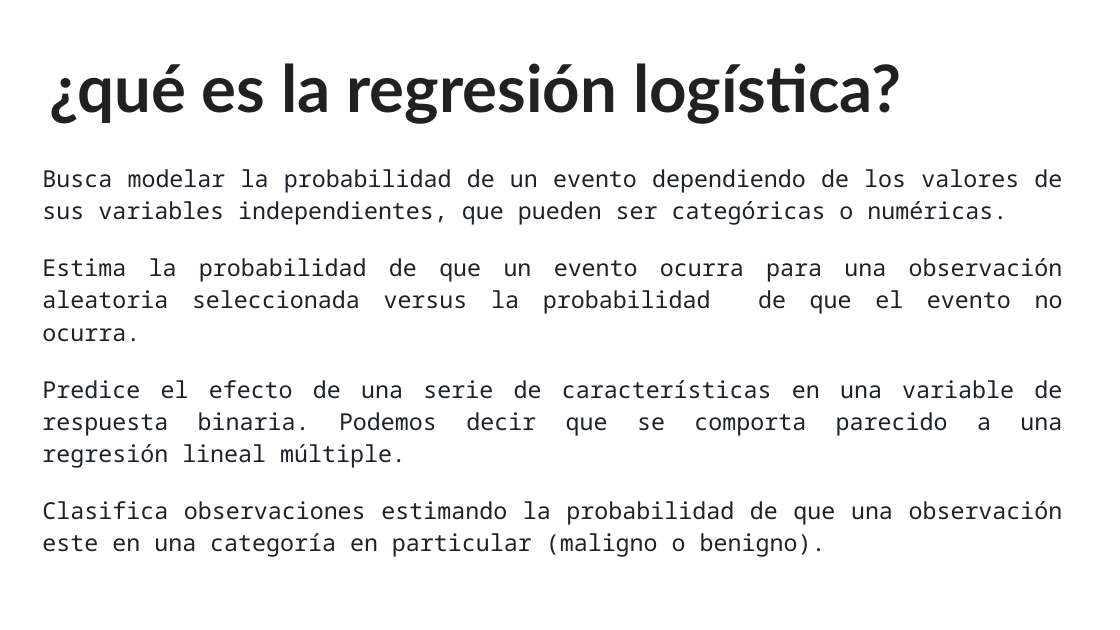
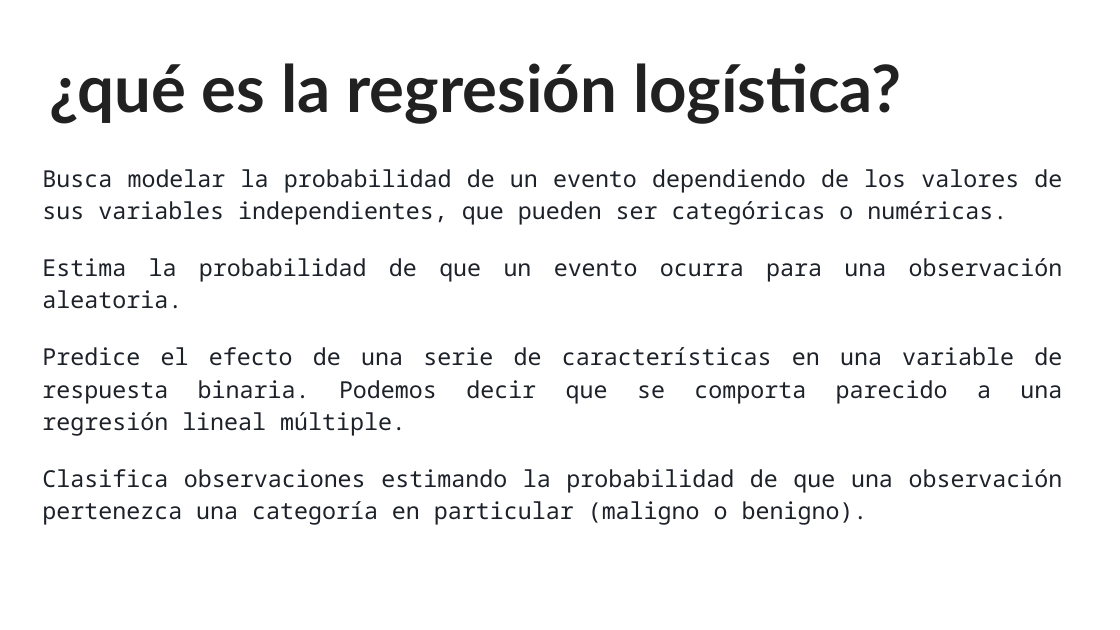
Before and after one commit to sainosmichelle/sainosmichelle.github.io, a slide deck: slide 6 of assets/files/Tema6/reg_log/6.2 Regresión Logística.pptx. Drawn at 1120x630 pixels with LibreOffice and Linux fonts; fonts in the diff are those of the drawing. Boxes give left, top, right and bottom in pixels: in the first picture for what was removed or moved away, otherwise in the second. Text is boxed around its words. In the diff, an @@ line names an element or a change of style, - is before the commit and + after.

```diff
--- a/assets/files/Tema6/reg_log/6.2 Regresión Logística.pptx
+++ b/assets/files/Tema6/reg_log/6.2 Regresión Logística.pptx
@@ text at (x1=42, y1=258, x2=1063, y2=309): text changed @@
-Estima la probabilidad de que un evento ocurra para una observación aleatoria seleccionada versus la probabilidad de que el evento no ocurra.
+Estima la probabilidad de que un evento ocurra para una observación aleatoria.
@@ text at (x1=42, y1=469, x2=1063, y2=525): text changed @@
-Clasifica observaciones estimando la probabilidad de que una observación este en una categoría en particular (maligno o benigno).
+Clasifica observaciones estimando la probabilidad de que una observación pertenezca una categoría en particular (maligno o benigno).
```
Also in this commit, not shown: 9 other slides changed, 1 slide added, 2 slides removed, 5 other files.
